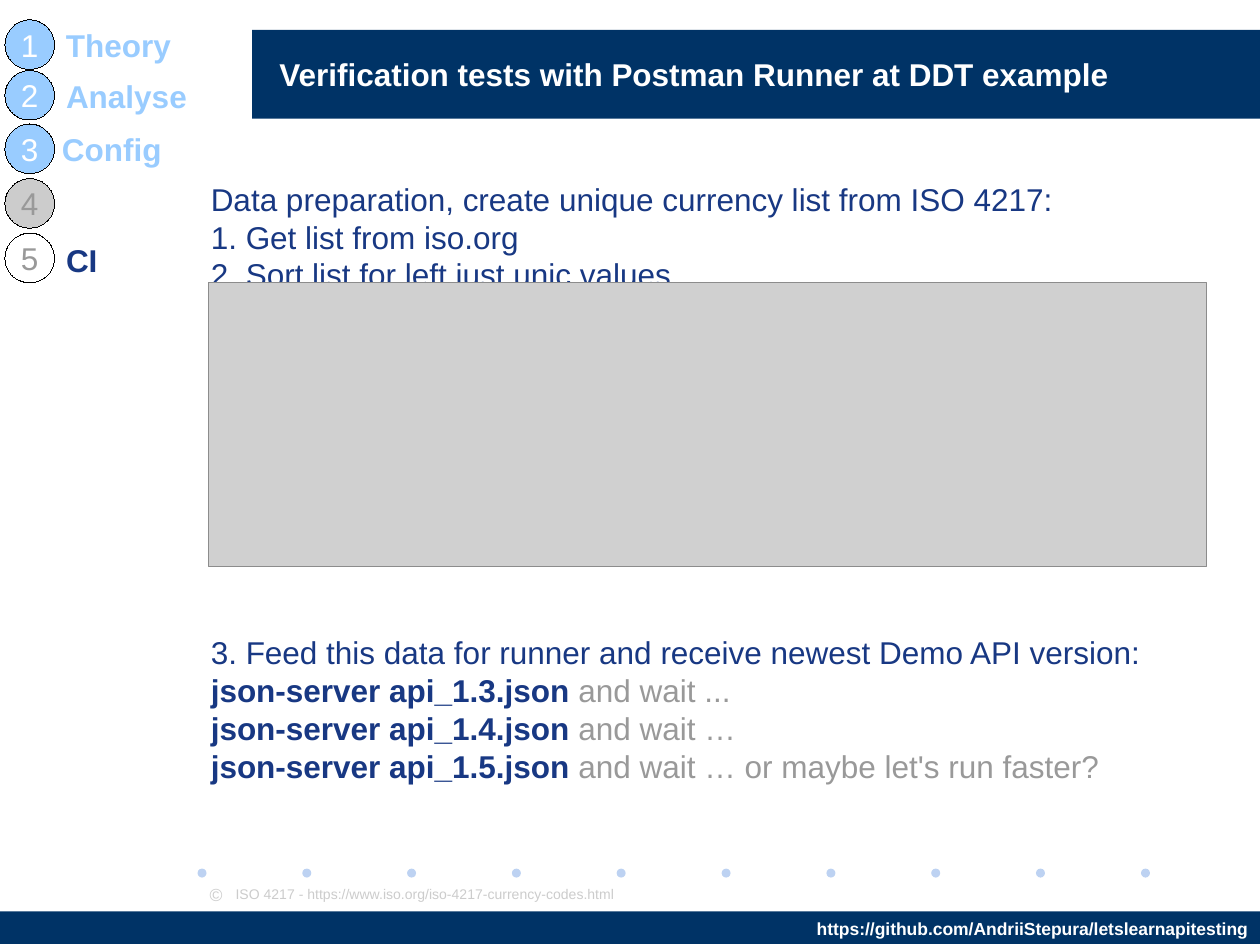
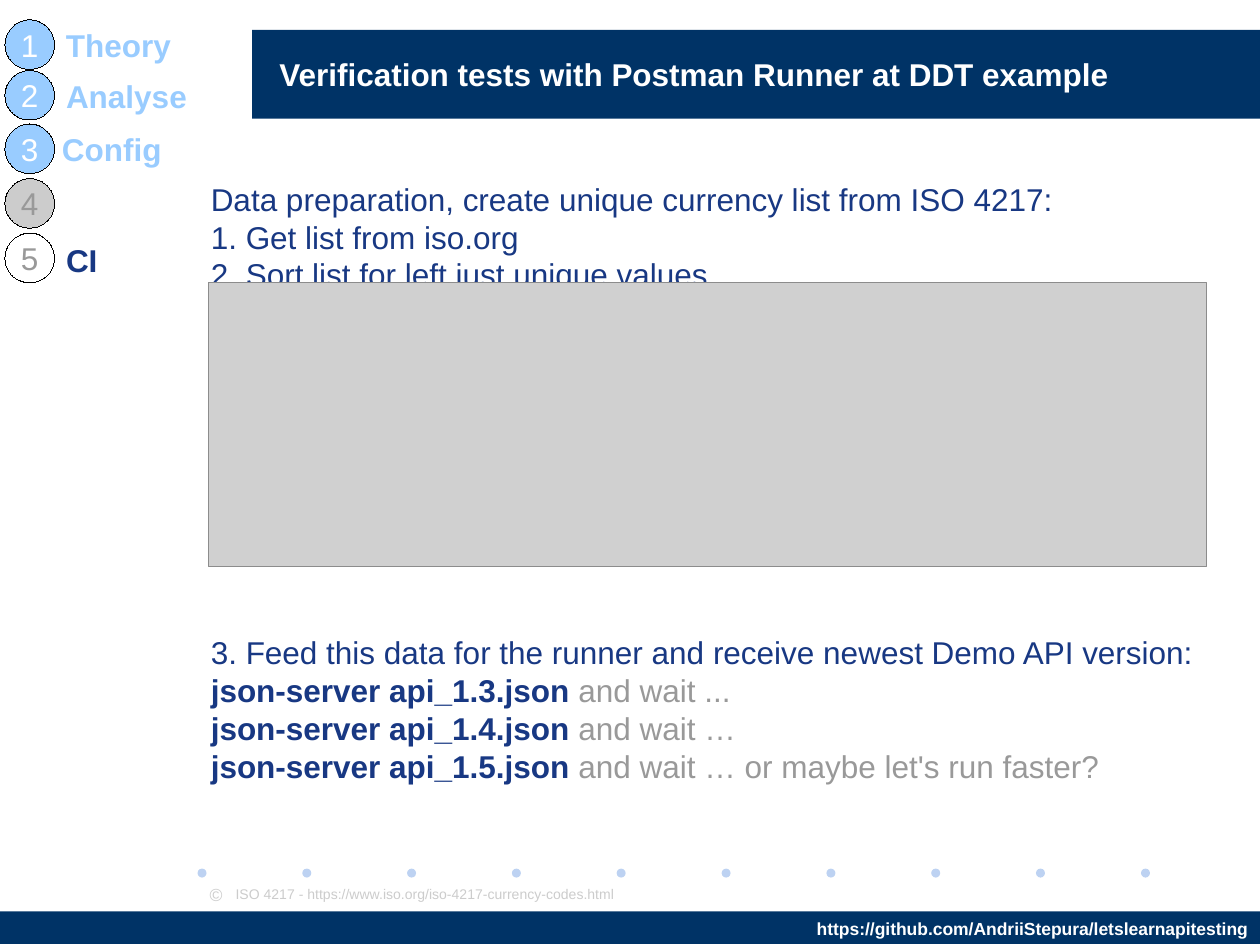
Before and after one commit to AndriiStepura/letslearnapitesting, a slide deck: slide 28 of StartTestingApiWithPostman.odp. Drawn at 1260x945 pixels with LibreOffice and Linux fonts; fonts in the diff are those of the drawing; grey boxes stand for pictures; background and template pictures are left out. Boxes give left, top, right and bottom in pixels: in the first picture for what was removed or moved away, otherwise in the second. Text is boxed around its words. In the diff, an @@ line names an element or a change of style, - is before the commit and + after.

Commit message:
James Wafer – Translation and grammar review https://www.linkedin.com/in/james-wafer-44712165/

```diff
--- a/StartTestingApiWithPostman.odp
+++ b/StartTestingApiWithPostman.odp
@@ text at <box>211,188,1192,784</box>: text changed @@
-Data preparation, create unique currency list from ISO 4217:
-1. Get list from iso.org
-2. Sort list for left just unic values
-3. Feed this data for runner and receive newest Demo API version:
-json-server api_1.3.json and wait ...
-json-server api_1.4.json and wait …
-json-server api_1.5.json and wait … or maybe let's run faster?
+Data preparation, create unique currency list from ISO 4217:
+1. Get list from iso.org
+2. Sort list for left just unique values
+3. Feed this data for the runner and receive newest Demo API version:
+json-server api_1.3.json and wait ...
+json-server api_1.4.json and wait …
+json-server api_1.5.json and wait … or maybe let's run faster?
```
Also in this commit, not shown: 22 other slides changed.
